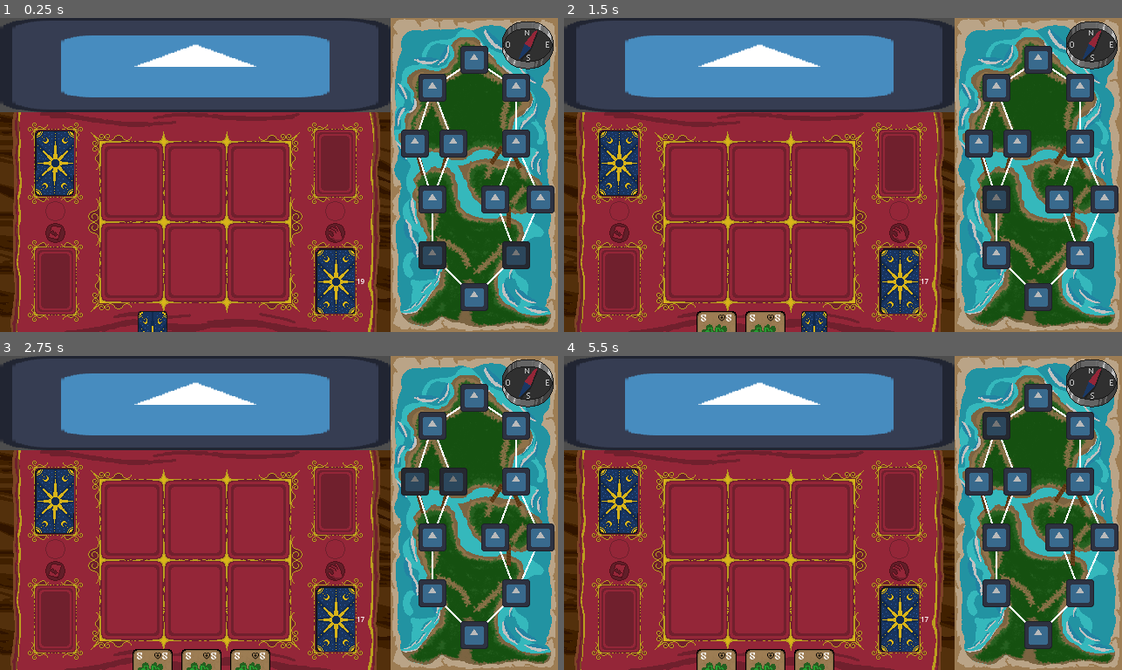
Above: before the commit, frames 1-4 (two rows, left to right).
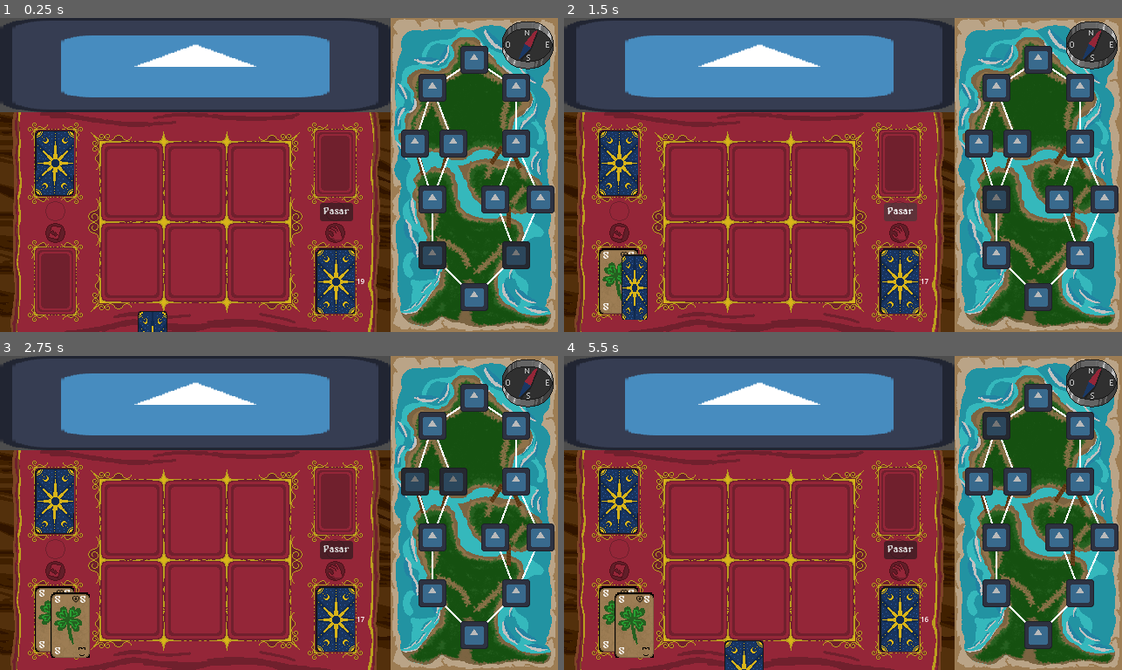
Above: after the commit, the same moments.

Repository: gonzapiacen/Jam-GA-2026
Game: Godot game, scene res://scenes/pantalla_juego.tscn
Same seed, same stepped clock (60 frames per second), same inputs: the game is played once before the commit and once after it. The project has no main scene, so this scene is started directly. The engine's default icon, where the game draws it, is replaced by a stand-in: a white triangle on a blue panel in a dark square.
Inputs (mouse positions are in pixels of both pictures, inside the frame that each line leads up to):
- Up to frame 1 (0.25 s): no input
- Up to frame 2 (1.5 s): click (999, 256) at 0.52 s; click (898, 212) at 1.25 s, where only the run after the commit has a clickable "Pasar"
- Up to frame 3 (2.75 s): click (435, 538) at 2 s
- Up to frame 4 (5.5 s): click (898, 550) at 2.75 s, where only the run after the commit has a clickable "Pasar"; click (976, 481) at 3.52 s; click (898, 550) at 4.25 s, where only the run after the commit has a clickable "Pasar"; tap Enter at 5 s; move the mouse to (965, 497) at 5.02 s; click (965, 497) at 5.17 s

The runs differ from the first frame. In frame 1, 0.3% of the frame differs, in the area x 57-64%, y 58-65%; in frame 2, 3.5%; in frame 3, 3.9%; in frame 4, 4.2%, in the area x 6-66%, y 58-100%.

Commit message:
Combate y Animaciones

Diff:
--- a/scenes/enemy.tscn
+++ b/scenes/enemy.tscn
@@ -1,3 +1,7 @@
 [gd_scene format=3 uid="uid://cdwqu24542trg"]
 
+[ext_resource type="Script" uid="uid://bkdeyxixl5674" path="res://scripts/enemy.gd" id="1_7p1mj"]
+
 [node name="Enemy" type="Node2D" unique_id=1991253028]
+script = ExtResource("1_7p1mj")
+damage = 3
--- a/scenes/pantalla_juego.tscn
+++ b/scenes/pantalla_juego.tscn
@@ -57,24 +57,6 @@
 position = Vector2(0, 126)
 scale = Vector2(3.5, 1.968875)
 
-[node name="Carta1" type="Sprite2D" parent="CampoCartas/Mano" unique_id=1982217459]
-visible = false
-position = Vector2(-21, -40)
-scale = Vector2(0.28571427, 0.50790423)
-texture = ExtResource("3_fgx4m")
-
-[node name="Carta2" type="Sprite2D" parent="CampoCartas/Mano" unique_id=1257183593]
-visible = false
-position = Vector2(0.285717, -40.63234)
-scale = Vector2(0.28571427, 0.50790423)
-texture = ExtResource("3_fgx4m")
-
-[node name="Carta3" type="Sprite2D" parent="CampoCartas/Mano" unique_id=1599134004]
-visible = false
-position = Vector2(20.28571, -40.63234)
-scale = Vector2(0.28571427, 0.50790423)
-texture = ExtResource("3_fgx4m")
-
 [node name="Mazo" parent="CampoCartas" unique_id=540842684 instance=ExtResource("6_k5gr2")]
 visible = false
 position = Vector2(160, 68)
@@ -83,10 +65,8 @@
 position = Vector2(-161, -67)
 rotation = -3.1415925
 
-[node name="Descarte" type="Sprite2D" parent="CampoCartas" unique_id=2096883942]
-visible = false
+[node name="Descarte" type="Node2D" parent="CampoCartas" unique_id=1172116759]
 position = Vector2(-161, 68)
-texture = ExtResource("3_fgx4m")
 
 [node name="Descarte2" type="Sprite2D" parent="CampoCartas" unique_id=997347860]
 visible = false
@@ -116,6 +96,15 @@
 rotation = -3.1415925
 texture = ExtResource("3_fgx4m")
 
+[node name="PasarTurno" type="Button" parent="CampoCartas" unique_id=1799541714]
+offset_left = 143.0
+offset_top = -22.0
+offset_right = 181.0
+offset_bottom = -1.0
+theme_override_fonts/font = ExtResource("4_cop7a")
+theme_override_font_sizes/font_size = 12
+text = "Pasar"
+
 [node name="MusicaFondo" type="AudioStreamPlayer2D" parent="." unique_id=735427863]
 visible = false
 stream = ExtResource("7_iikg4")
--- a/scenes/player.tscn
+++ b/scenes/player.tscn
@@ -4,3 +4,5 @@
 
 [node name="Player" type="Node2D" unique_id=2090310221]
 script = ExtResource("1_3vyb7")
+health = 20
+energy = 10
--- a/scripts/carta.gd
+++ b/scripts/carta.gd
@@ -53,11 +53,11 @@
 	pass
 
 func jugar() -> void:
-	if tipoEfecto == 0:
+	if tipoEfecto == 0: #dano
 		enemy.damage -= efecto
-	else: if tipoEfecto == 1:
+	else: if tipoEfecto == 1: #vida
 		player.modified_health(-efecto)
-	else:
+	else: # energia
 		player.modified_energy(efecto)
 
 func _on_area_2d_mouse_entered() -> void:
--- a/scripts/main.gd
+++ b/scripts/main.gd
@@ -6,6 +6,8 @@
 
 var carta = preload("res://scenes/carta.tscn")
 var mazo = preload("res://scenes/mazo.tscn")
+var enemy = preload("res://scenes/enemy.tscn")
+var player = preload("res://scenes/player.tscn")
 var nueva_carta: Carta
 
 var cartas_jugador: Node2D
@@ -15,8 +17,11 @@
 var sonido_jugar_carta: AudioStreamPlayer2D
 
 var info_carta: Node2D
-var mano_jugador: Node2D
+var mano_jugador: Array[Carta]
 var mazo_jugador: Mazo
+
+var mano_nodo: Node2D
+var descarte_nodo: Node2D
 
 var turno_jugador: bool = true
 
@@ -25,15 +30,24 @@
 var monto: Array[Carta] = []
 var descarte: Array[Carta] = []
 
+var player_actual: Player
+var enemigo_actual: Enemy
+
+var boton_pasar_turno: Button
+
 # Called when the node enters the scene tree for the first time.
 func _ready() -> void:
 
 	info_carta = $Mapa/InfoCarta
+	boton_pasar_turno = $CampoCartas/PasarTurno
+
+	boton_pasar_turno.pressed.connect(cambiarTurno)
 
 	# COSAS JUGADOR
 
 	mazo_jugador = $CampoCartas/Mazo
-	mano_jugador = $CampoCartas/Mano
+	mano_nodo = $CampoCartas/Mano
+	descarte_nodo = $CampoCartas/Descarte
 
 	# MUSICA Y SONIDOS
 
@@ -47,16 +61,39 @@
 	mazo_jugador.position.y = 302
 	add_child(mazo_jugador)
 
+	player_actual = player.instantiate()
+
+	#player_actual.health = 20
+	#player_actual.energy = 10
+
+	enemigo_actual = enemy.instantiate()
+
+	enemigo_actual.player = player_actual
+
 	for i in range(mazo_jugador.monto.size()):
 		nueva_carta = carta.instantiate()
 		monto.append(nueva_carta)
 
 	mazo_jugador.find_child("Valor").visible = true
 
+	empezarTurno()
+
+	musica_de_fondo.play()
+
+# Called every frame. 'delta' is the elapsed time since the previous frame.
+func _process(delta: float) -> void:
+	pass
+
+func crearLadoJugador() -> void:
+	pass
+
+func empezarTurno() -> void:
 	for i in range(3):
 		nueva_carta = mazo_jugador.robarCarta()
 
-		mano_jugador.add_child(nueva_carta)
+		mano_nodo.add_child(nueva_carta)
+		mano_jugador.append(nueva_carta)
+
 		nueva_carta.ver_info.connect(mostrarInfo)
 		nueva_carta.ocultar_info.connect(ocultarInfo)
 		nueva_carta.jugar_carta.connect(jugarCarta)
@@ -73,20 +110,32 @@
 		await tween.finished
 		tween.kill()
 
-	musica_de_fondo.play()
+func cambiarTurno() -> void:
+	enviarCartasManoADescarte()
+	print("TURNO ENEMIGO")
+	turno_jugador = false
 
-# Called every frame. 'delta' is the elapsed time since the previous frame.
-func _process(delta: float) -> void:
-	pass
+	await get_tree().create_timer(2).timeout
+	ejecutarTurnoEnemigo()
+	await get_tree().create_timer(2).timeout
+	turno_jugador = true
+	print("TU TURNO")
+	empezarTurno()
 
-func crearLadoJugador() -> void:
-	pass
+func ejecutarTurnoEnemigo():
+	print("Enemigo ha atacado")
+	enemigo_actual.attack()
+	print("Vida personaje: ", player_actual.health)
+	print("Vida enemigo: ", enemigo_actual.health)
 
-func cambiarTurno() -> void:
-	turno_jugador = !turno_jugador
-
-func enviarCartaDescarte(carta: Carta) -> void:
-	descarte.append(carta)
+func enviarCartasManoADescarte() -> void:
+	descarte += mano_jugador
+	for hijo in mano_nodo.get_children():
+		hijo.reparent(descarte_nodo,false)
+		hijo.position.x = 0
+		hijo.position.y = 0
+		hijo.scale.x = 1
+		hijo.scale.y = 1
 
 func eliminarCarta(carta: Carta) -> void:
 	sonido_romper_carta.play()
@@ -99,6 +148,9 @@
 	info_carta.hide()
 
 func jugarCarta(carta: Carta) -> void:
+	if !turno_jugador:
+		return
+
 	if campo_jugador.size() == 3 :
 		print("Campo lleno")
 		return
--- a/scripts/player.gd
+++ b/scripts/player.gd
@@ -5,7 +5,7 @@
 @export var energy: int
 
 func modified_health(i: int) -> void:
-	health += i
+	health = health + i
 
 func modified_energy(i: int) -> void:
-	energy += i
+	energy = energy + i
Not shown, changed: scripts/carta.gd.uid
Not shown, changed: scripts/enemy.gd.uid
